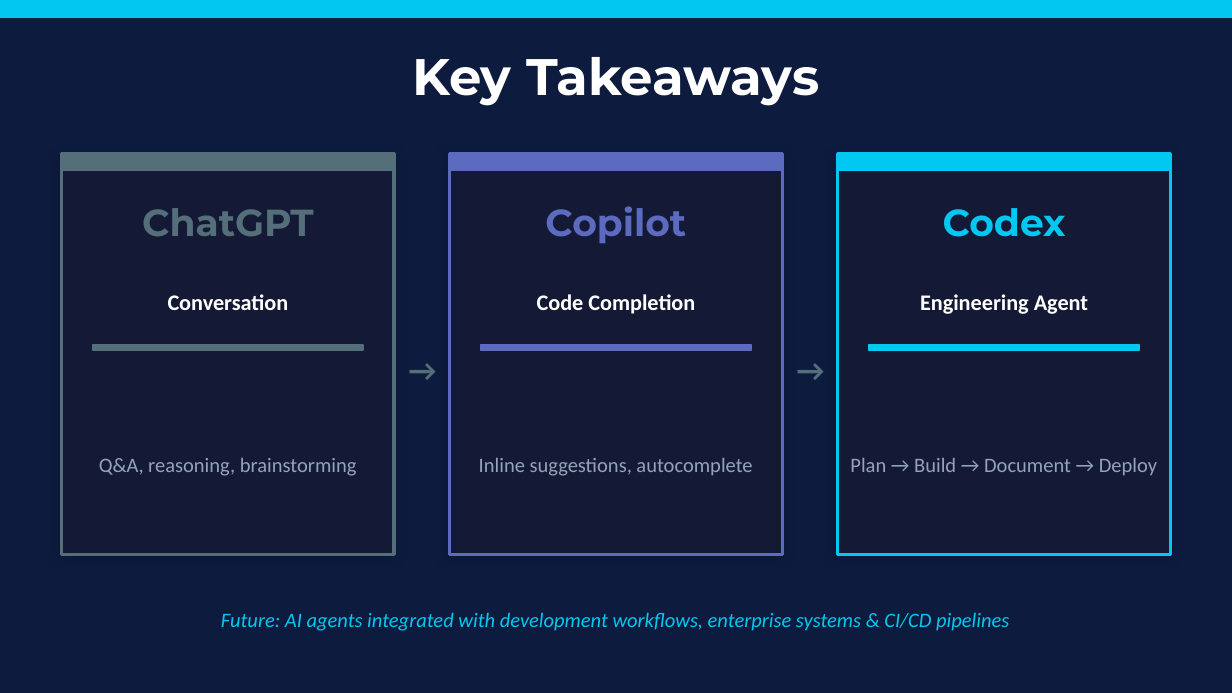
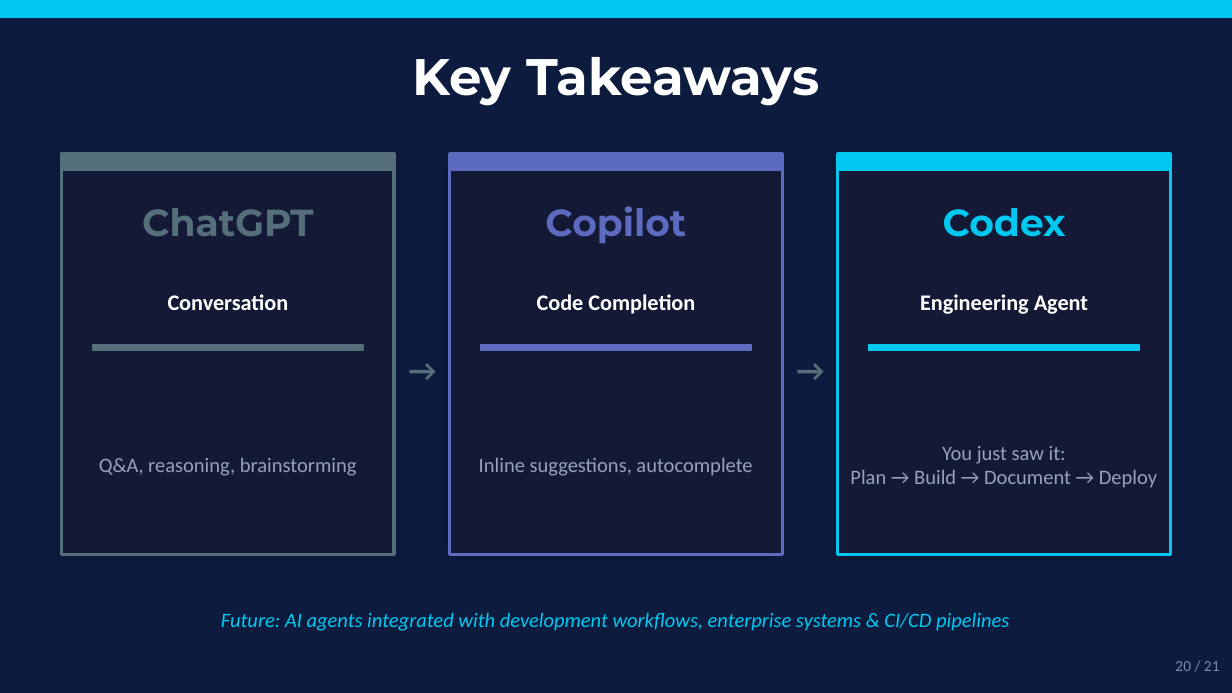
Before and after one commit to jagarlamudisrinath/codex_demo, a slide deck: slide 20 of Codex_AI_Agent_Demo.pptx (slide 19 before the commit). Drawn at 1232x693 pixels with LibreOffice and Linux fonts; fonts in the diff are those of the drawing. Boxes give left, top, right and bottom in pixels: in the first picture for what was removed or moved away, otherwise in the second. Text is boxed around its words. In the diff, an @@ line names an element or a change of style, - is before the commit and + after.

```diff
--- a/Codex_AI_Agent_Demo.pptx
+++ b/Codex_AI_Agent_Demo.pptx
@@ text at [942, 446, 1066, 464]: paragraph added @@
+You just saw it:
@@ text added at [1175, 661, 1220, 671], 9 pt, text #7B8EA8 @@
+20 / 21
```
Also in this commit, not shown: 17 other slides changed, 2 slides added, 1 slide removed.
